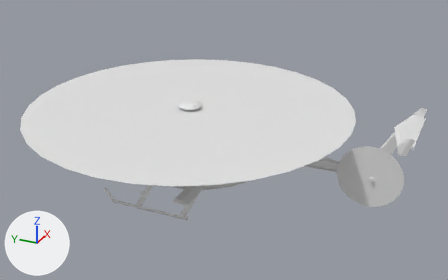
One commit to the OBJ model 3D Models/Data/Meshes/Rotorcraft.MD 500.obj: the scene before it, then after it.
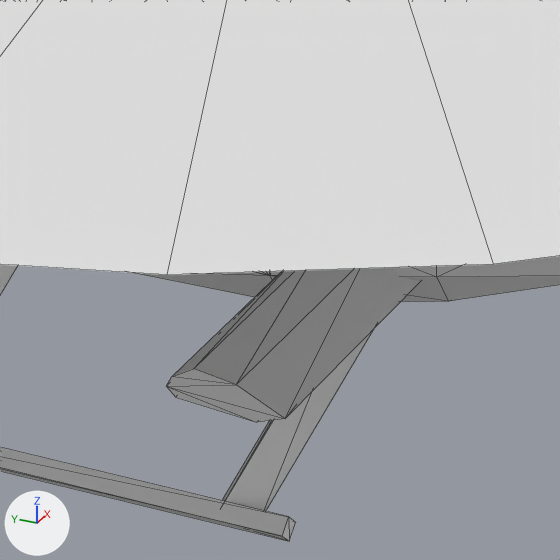
Each version appears first whole from a 50 mm lens placed at (-16.07, -8.52, 8.94), pointed at (0.27, -1.17, 0.77), and next in a close-up on the part from 34% to 50% of the width and 54% to 80% of the height. Every picture has the same lights, and +X, +Y and +Z are marked at lower left. The close-ups show mesh edges as thin lines. Where no turn or scale is listed for an object, it has been applied to the vertices. Vertices at the same position are counted once.

Objects in the first close-up: 'Transparent.Rotor.XY_Cylinder.000_Cylinder.002', 'md501'.
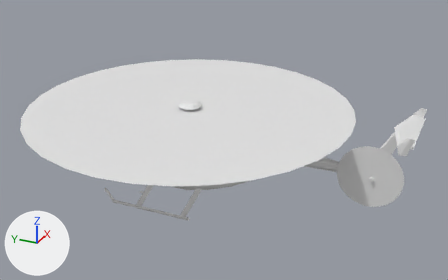
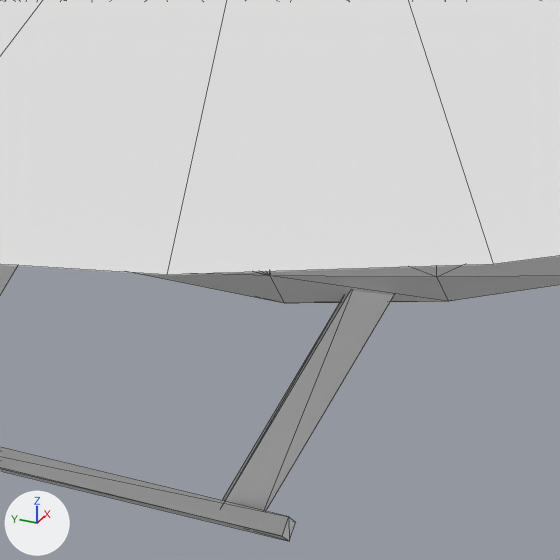
What differs and where, as boxes [x1, y1, x2, y2] in the close-ups (560 x 560 px):
part 1 of me_md501, deleted
    before: [167, 268, 420, 422]

What changed in the scene script:
```text
Change me_md501:
    where me_md501.from_pydata(...)  # 496 vertices, 870 faces; spans x -1.77..1.86, y -6.04..2.64, z -1.54..1.66
    used by ob_md501; location = (0.0, 0.0, 0.0)
    me_md501 part 1: the loose piece of 14 vertices spanning x -1.77..-0.55, y -0.91..-0.39, z -0.62..-0.44 is deleted
```
